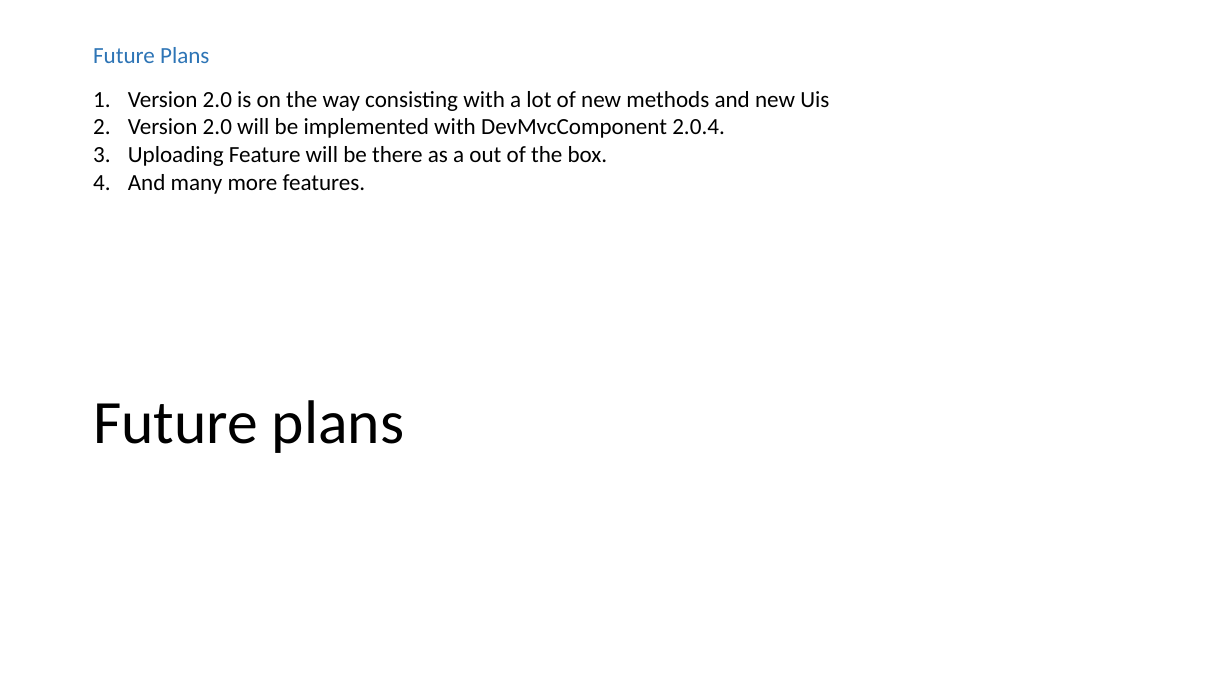
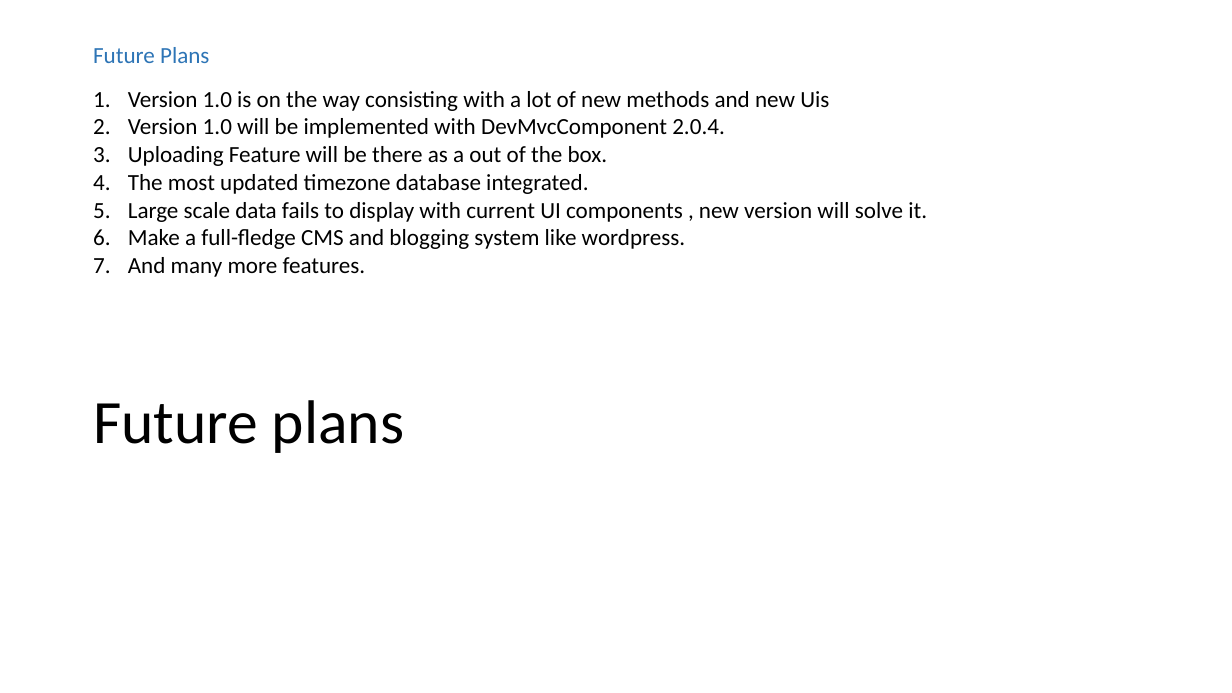
Before and after one commit to accorddeveloper/ASP.NET-MVC-Bootstrapper-Installed-Example, a slide deck: slide 9 of ASP.NET Presentation_2.pptx (slide 13 before the commit). Drawn at 1232x693 pixels with LibreOffice and Linux fonts; fonts in the diff are those of the drawing. Boxes give left, top, right and bottom in pixels: in the first picture for what was removed or moved away, otherwise in the second. Text is boxed around its words. In the diff, an @@ line names an element or a change of style, - is before the commit and + after.

```diff
--- a/ASP.NET Presentation_2.pptx
+++ b/ASP.NET Presentation_2.pptx
@@ text at <box>128,91,829,138</box>: text changed @@
-1. Version 2.0 is on the way consisting with a lot of new methods and new Uis
-2. Version 2.0 will be implemented with DevMvcComponent 2.0.4.
+1. Version 1.0 is on the way consisting with a lot of new methods and new Uis
+2. Version 1.0 will be implemented with DevMvcComponent 2.0.4.
@@ text at <box>128,174,927,249</box>: paragraphs added @@
+4. The most updated timezone database integrated.
+5. Large scale data fails to display with current UI components , new version will solve it.
+6. Make a full-fledge CMS and blogging system like wordpress.
```
Also in this commit, not shown: 4 other slides changed, 1 slide added, 5 slides removed, 19 other files.
